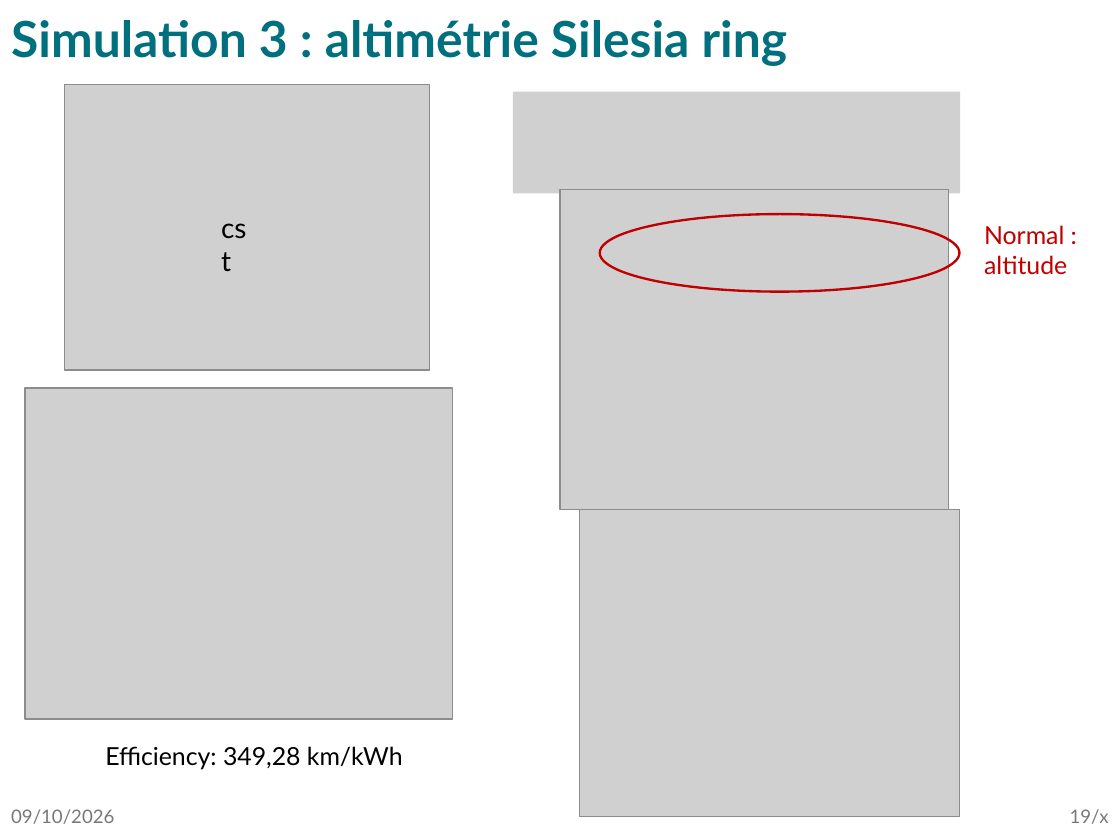
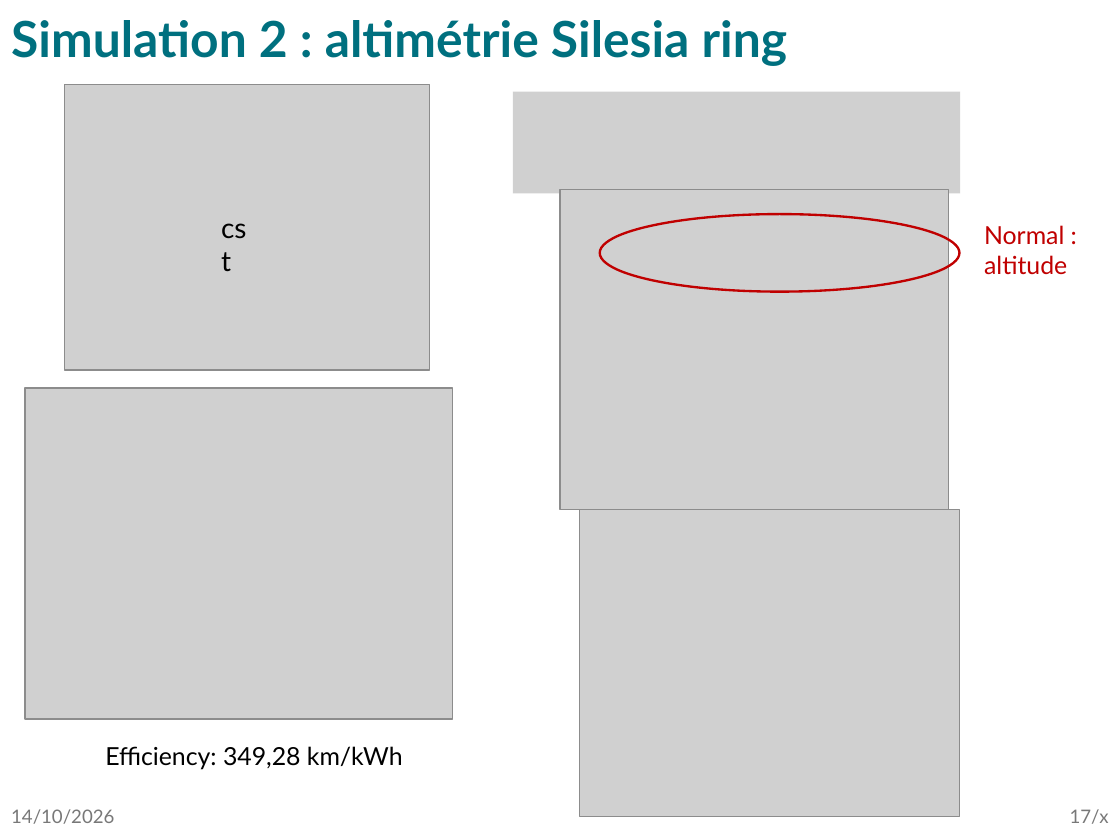
Before and after one commit to tomBeauve/ShellEcoLiege, a slide deck: slide 17 of Efficiency_calculator/SEM_lapTime_consumption.pptx (slide 19 before the commit). Drawn at 1120x840 pixels with LibreOffice and Linux fonts; fonts in the diff are those of the drawing; grey boxes stand for pictures. Boxes give left, top, right and bottom in pixels: in the first picture for what was removed or moved away, otherwise in the second. Text is boxed around its words. In the diff, an @@ line names an element or a change of style, - is before the commit and + after.

```diff
--- a/Efficiency_calculator/SEM_lapTime_consumption.pptx
+++ b/Efficiency_calculator/SEM_lapTime_consumption.pptx
@@ title at box(11, 20, 788, 66): text changed @@
-Simulation 3 : altimétrie Silesia ring
+Simulation 2 : altimétrie Silesia ring
@@ text at box(11, 809, 114, 824): text changed @@
-09/10/2026
+14/10/2026
@@ page number at box(1070, 809, 1109, 824): text changed @@
-19/x
+17/x
```
Also in this commit, not shown: 27 other slides changed, 1 slide added, 4 other files.
